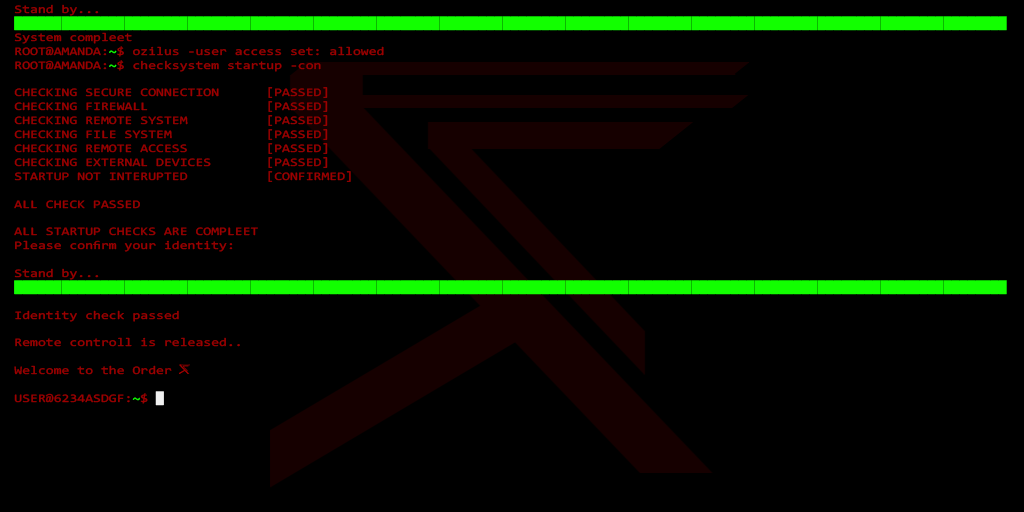
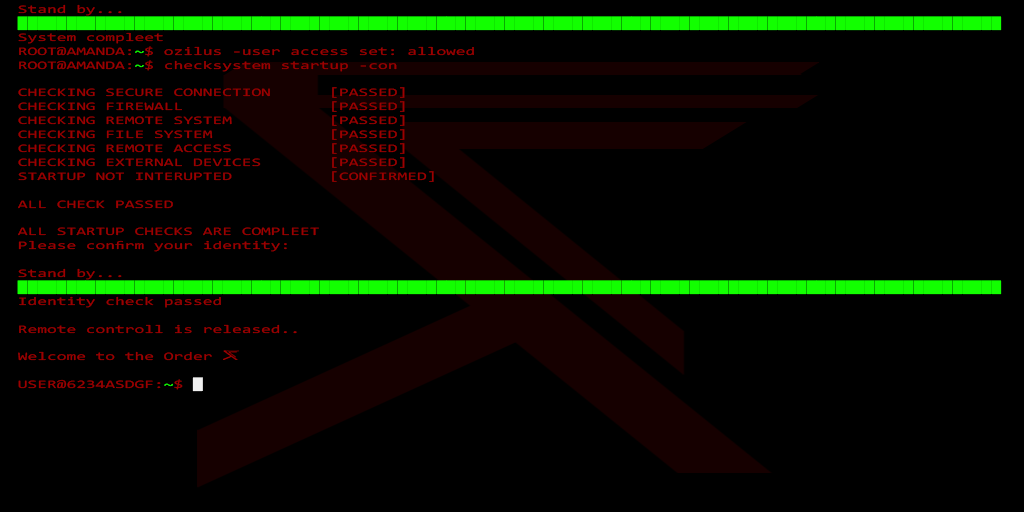
Layered file, before and after one edit (1024px x 512px). Changes by layer:
painted on "logo" (1st of 2, in "LinuxBoot White" › "Text being stretched") over [179, 350, 239, 374]
painted on "Starting oziLus OS Secure systems Based on Linux Stand by syst" over [14, 4, 1007, 406]
painted on "logo" (2nd of 2, in "LinuxBoot White" › "Background") over [197, 62, 819, 488]
